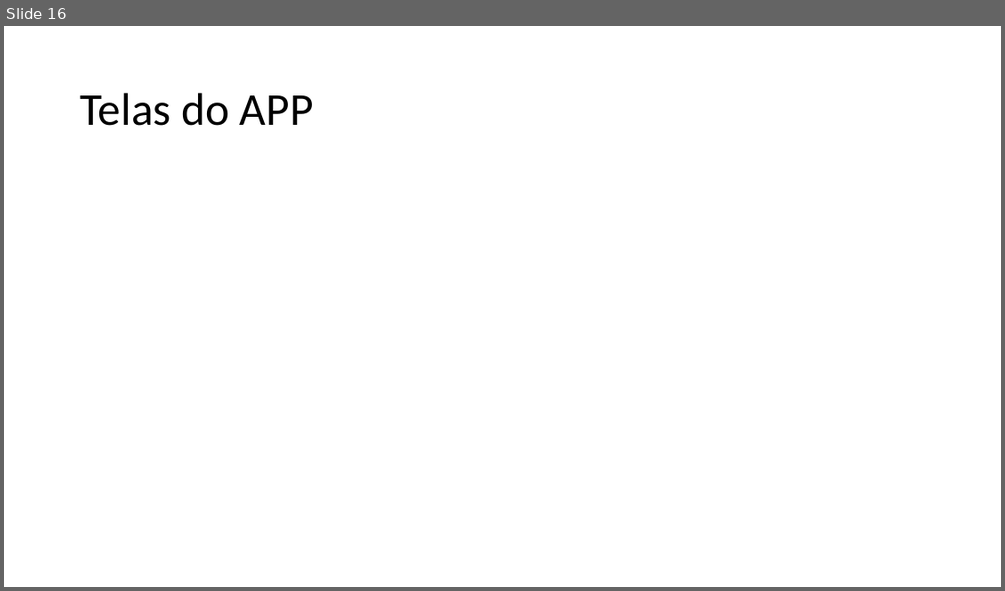
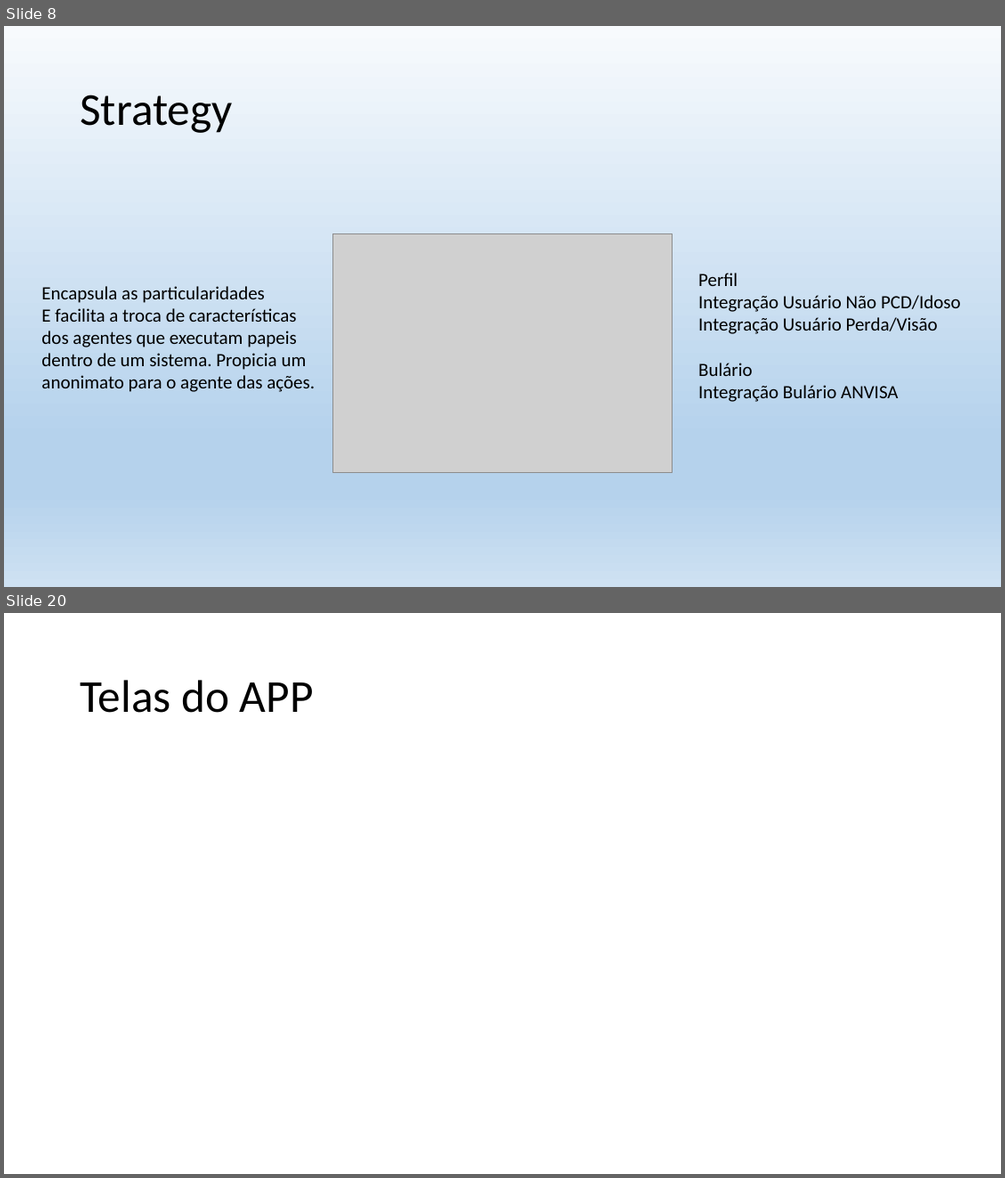
Before and after one commit to casdea/tcc-engenharia-da-computacao, a slide deck: APRESENTACAO-TCC-2.pptx. Shown one above the other, each under a label of ours: slide 16 before the commit, slides 8 and 20 after it; the slides between them are not shown. The pictures are 1005x591 and 1005x1178 pixels, drawn with LibreOffice and Linux fonts; fonts in the diff are those of the drawing; grey boxes stand for pictures. Boxes give left, top, right and bottom in pixels: in the first picture for what was removed or moved away, otherwise in the second. Text is boxed around its words. In the diff, an @@ line names an element or a change of style, - is before the commit and + after.

```diff
--- a/APRESENTACAO-TCC-2.pptx
+++ b/APRESENTACAO-TCC-2.pptx
@@ slide 8 added at box(4, 26, 1001, 587), background gradient #F7FAFD to #B5D2EC to #CEE1F2 @@
@@ title added at box(80, 95, 232, 133), 44 pt, text #000000 @@
+Strategy
@@ picture added at box(333, 234, 672, 473) @@
@@ text added at box(41, 286, 315, 392), 18 pt, text #000000 @@
+Encapsula as particularidades
+E facilita a troca de características
+dos agentes que executam papeis
+dentro de um sistema. Propicia um
+anonimato para o agente das ações.
@@ text added at box(698, 273, 961, 402), 18 pt, text #000000 @@
+Perfil
+Integração Usuário Não PCD/Idoso
+Integração Usuário Perda/Visão
+Bulário
+Integração Bulário ANVISA
@@ what was slide 16 is now slide 20 @@
```
Also in this commit, not shown: 15 slides changed, 6 other slides added, 4 other files.
